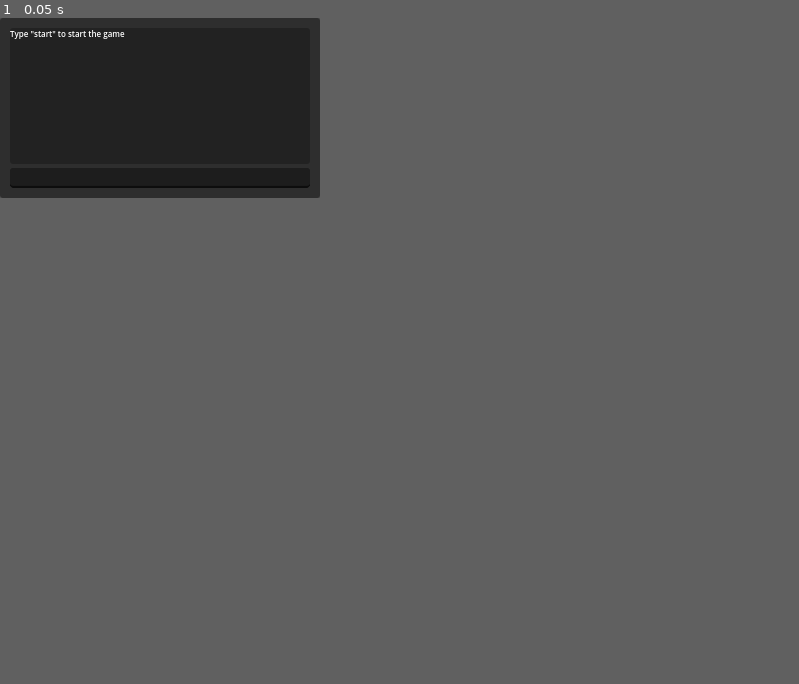
Above: before the commit, frame 1.
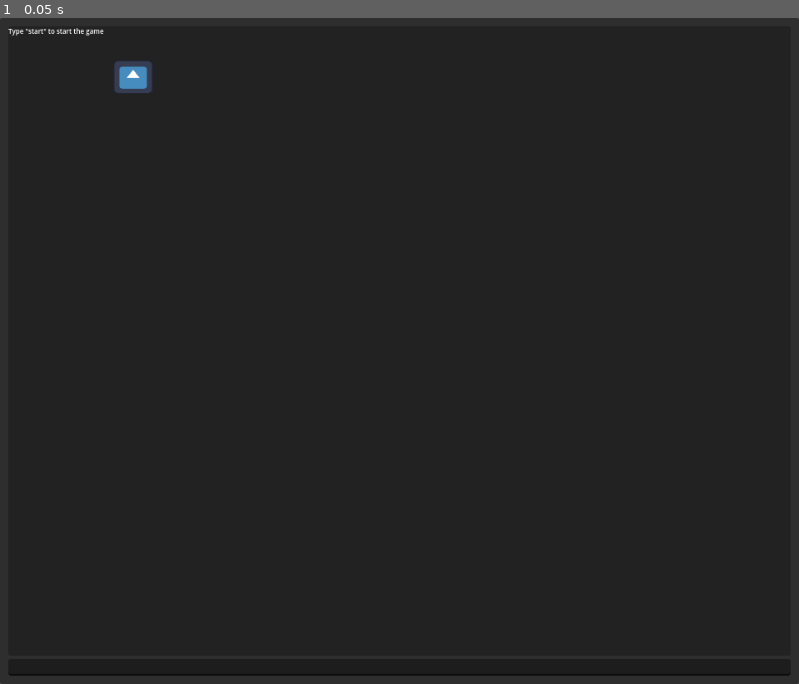
Above: after the commit, the same moment.

Repository: rawardi/dungeoncrawler
Game: Godot game, scene res://game.tscn
Two runs of this game, one before a commit and one after it. Both use one fixed random seed, a clock stepped at 60 frames per second and the inputs below. The engine's default icon, where the game draws it, is replaced by a stand-in: a white triangle on a blue panel in a dark square.
Inputs:
- Up to frame 1 (0.05 s): no input
In our replay, the window is 320x180 before the commit and 799x666 after it. These sizes can differ from the game's own. Grey fills any space a smaller window leaves; there, only what the larger window draws over its background counts as a difference.

The runs differ from the first frame. In frame 1, 0.3% of the frame differs, in the area x 0-100%, y 0-100%.

Commit message:
room movement fixed but not totally fixed

Diff:
--- a/dungeoncrawling/commandprocessor.gd
+++ b/dungeoncrawling/commandprocessor.gd
@@ -3,7 +3,15 @@
 
 var start=false
 var travel=false
-
+@onready var room1=$roomhandler/room1
+@onready var room2=$roomhandler/room2
+@onready var room3=$roomhandler/room3
+var can_go_right = false
+@onready var currentroomright=$roomhandler/room1
+var targetroomright :Node2D
+var can_go_left=false
+@onready var currentroomleft=$roomhandler/room1
+var targetroomleft :Node2D
 func  process(input:String) :
 	if start == false :
 		match input :
@@ -12,17 +20,45 @@
 				return "please enjoy the game"
 			_:
 				return "please start the game"
+	if travel :
+		match input :
+			"right" :
+				if can_go_right:
+					travel=false
+					$roomhandler/Sprite2D.global_position=targetroomright.global_position
+					currentroomright=targetroomright
+					can_go_right=false
+					return "You go right."
+				else:
+					travel=false
+					return "You cannot go right."
+			"left" :
+				if can_go_left:
+					travel=false
+					$roomhandler/Sprite2D.global_position=targetroomleft.global_position
+					currentroomleft=targetroomleft
+					can_go_left=false
+					return "You go left."
+				else:
+					travel=false
+					return "You cannot go left."
+			_:
+				travel=false
+				return "doesnt recognized direction"
 	else :
 		match input :
+			"start" :
+				return "you already start the game"
 			"help" :
 				return help(input)
 			"go" :
+				travel=true
 				return "go where"
-				travel=true
 			"pick" :
 				return pickitem(input)
 			"inventory" :
 				return checkinventory(input)
+
 
 
 
@@ -33,11 +69,23 @@
 			pick : pick up stuff up
 			inventory ;to check inventory"
 
-func go(input:String) :
-	return "this go function worked"
-
 func pickitem(input:String) :
 	return "pick fucntion worked"
 
 func checkinventory(input:String) :
 	return "check Inventory"
+
+
+func _on_right_area_entered(area: Area2D) -> void:
+	targetroomright=area
+	can_go_right=true
+
+
+func _on_left_area_entered(area: Area2D) -> void:
+	targetroomleft=area
+	can_go_left=true
+
+
+func _on_right_body_entered(body: Node2D) -> void:
+	targetroomright=body
+	can_go_right=true
--- a/dungeoncrawling/game.tscn
+++ b/dungeoncrawling/game.tscn
@@ -1,8 +1,17 @@
-[gd_scene load_steps=5 format=3 uid="uid://byoj7lgf7v7sx"]
+[gd_scene load_steps=8 format=3 uid="uid://byoj7lgf7v7sx"]
 
 [ext_resource type="Script" path="res://game.gd" id="1_q1scb"]
 [ext_resource type="Script" path="res://commandprocessor.gd" id="2_b1lvj"]
 [ext_resource type="Texture2D" uid="uid://dso6lcvu0ekpy" path="res://icon.svg" id="3_e4ldw"]
+
+[sub_resource type="SegmentShape2D" id="SegmentShape2D_1hg2q"]
+b = Vector2(128, 0)
+
+[sub_resource type="SegmentShape2D" id="SegmentShape2D_5tfn6"]
+b = Vector2(-149.333, 3.2)
+
+[sub_resource type="RectangleShape2D" id="RectangleShape2D_qode4"]
+size = Vector2(40, 33)
 
 [sub_resource type="Theme" id="Theme_1tw7a"]
 default_font_size = 8
@@ -18,6 +27,54 @@
 
 [node name="commandprocessor" type="Node" parent="."]
 script = ExtResource("2_b1lvj")
+
+[node name="roomhandler" type="Node2D" parent="commandprocessor"]
+position = Vector2(160, 72)
+
+[node name="Sprite2D" type="Sprite2D" parent="commandprocessor/roomhandler"]
+position = Vector2(0, -1)
+scale = Vector2(0.375, 0.3125)
+texture = ExtResource("3_e4ldw")
+
+[node name="right" type="Area2D" parent="commandprocessor/roomhandler/Sprite2D"]
+
+[node name="CollisionShape2D" type="CollisionShape2D" parent="commandprocessor/roomhandler/Sprite2D/right"]
+shape = SubResource("SegmentShape2D_1hg2q")
+one_way_collision_margin = 0.0
+
+[node name="left" type="Area2D" parent="commandprocessor/roomhandler/Sprite2D"]
+
+[node name="CollisionShape2D" type="CollisionShape2D" parent="commandprocessor/roomhandler/Sprite2D/left"]
+shape = SubResource("SegmentShape2D_5tfn6")
+
+[node name="down" type="RayCast2D" parent="commandprocessor/roomhandler/Sprite2D"]
+target_position = Vector2(0, 102.4)
+collide_with_areas = true
+
+[node name="up" type="RayCast2D" parent="commandprocessor/roomhandler/Sprite2D"]
+target_position = Vector2(0, -102.4)
+collide_with_areas = true
+
+[node name="room1" type="StaticBody2D" parent="commandprocessor/roomhandler"]
+position = Vector2(-8, 16)
+
+[node name="CollisionShape2D" type="CollisionShape2D" parent="commandprocessor/roomhandler/room1"]
+position = Vector2(12, -16.5)
+shape = SubResource("RectangleShape2D_qode4")
+
+[node name="room2" type="StaticBody2D" parent="commandprocessor/roomhandler"]
+position = Vector2(64, 0)
+
+[node name="CollisionShape2D" type="CollisionShape2D" parent="commandprocessor/roomhandler/room2"]
+position = Vector2(0, -1)
+shape = SubResource("RectangleShape2D_qode4")
+
+[node name="room3" type="StaticBody2D" parent="commandprocessor/roomhandler"]
+position = Vector2(-64, 0)
+
+[node name="CollisionShape2D" type="CollisionShape2D" parent="commandprocessor/roomhandler/room3"]
+position = Vector2(0, -1)
+shape = SubResource("RectangleShape2D_qode4")
 
 [node name="PanelContainer" type="PanelContainer" parent="."]
 layout_mode = 1
@@ -56,21 +113,11 @@
 [node name="LineEdit" type="LineEdit" parent="PanelContainer/MarginContainer/VBoxContainer/input"]
 layout_mode = 2
 
-[node name="Sprite2D" type="Sprite2D" parent="."]
-position = Vector2(96, -160)
-scale = Vector2(0.375, 0.3125)
-texture = ExtResource("3_e4ldw")
-
-[node name="right" type="RayCast2D" parent="Sprite2D"]
-target_position = Vector2(85.3333, 0)
-
-[node name="RayCast2D2" type="RayCast2D" parent="Sprite2D"]
-target_position = Vector2(-85.3333, 0)
-
-[node name="RayCast2D3" type="RayCast2D" parent="Sprite2D"]
-target_position = Vector2(0, 102.4)
-
-[node name="RayCast2D4" type="RayCast2D" parent="Sprite2D"]
-target_position = Vector2(0, -102.4)
-
+[connection signal="area_entered" from="commandprocessor/roomhandler/Sprite2D/right" to="commandprocessor" method="_on_right_area_entered"]
+[connection signal="area_exited" from="commandprocessor/roomhandler/Sprite2D/right" to="commandprocessor" method="_on_right_area_exited"]
+[connection signal="body_entered" from="commandprocessor/roomhandler/Sprite2D/right" to="." method="_on_right_body_entered"]
+[connection signal="body_entered" from="commandprocessor/roomhandler/Sprite2D/right" to="commandprocessor" method="_on_right_body_entered"]
+[connection signal="area_entered" from="commandprocessor/roomhandler/Sprite2D/left" to="commandprocessor" method="_on_left_area_entered"]
+[connection signal="area_exited" from="commandprocessor/roomhandler/Sprite2D/left" to="." method="_on_left_area_exited"]
+[connection signal="area_exited" from="commandprocessor/roomhandler/Sprite2D/left" to="commandprocessor" method="_on_left_area_exited"]
 [connection signal="text_submitted" from="PanelContainer/MarginContainer/VBoxContainer/input/LineEdit" to="." method="_on_line_edit_text_submitted"]
--- a/dungeoncrawling/project.godot
+++ b/dungeoncrawling/project.godot
@@ -17,5 +17,5 @@
 
 [display]
 
-window/size/viewport_width=320
-window/size/viewport_height=180
+window/size/viewport_width=960
+window/size/viewport_height=800
